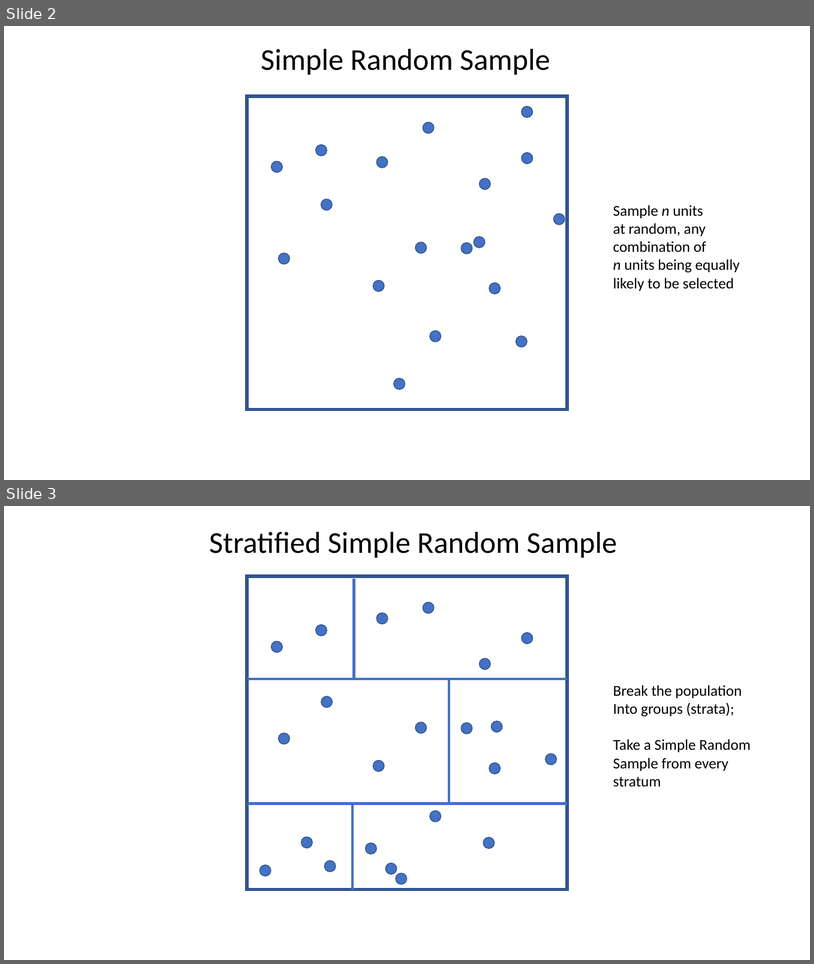
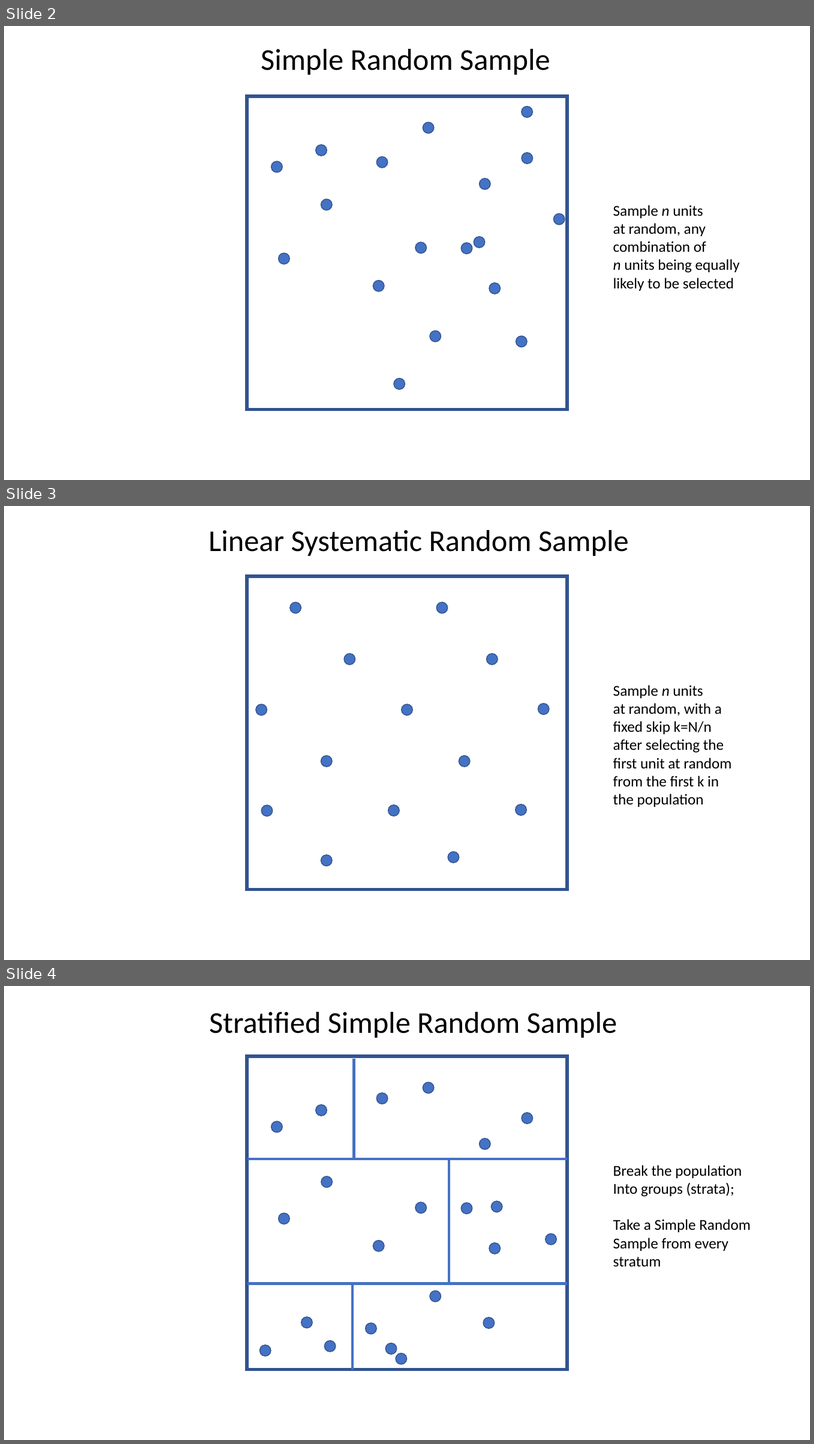
Before and after one commit to arnoldri/SamplingBook, a slide deck: diagrams/Diagrams.pptx. Shown one above the other, each under a label of ours: slides 2 and 3 before the commit, slides 2, 3 and 4 after it. The pictures are 814x964 and 814x1444 pixels, drawn with LibreOffice and Linux fonts; fonts in the diff are those of the drawing. Boxes give left, top, right and bottom in pixels: in the first picture for what was removed or moved away, otherwise in the second. Text is boxed around its words. In the diff, an @@ line names an element or a change of style, - is before the commit and + after.

```diff
--- a/diagrams/Diagrams.pptx
+++ b/diagrams/Diagrams.pptx
@@ slide 3 added at <box>4,506,810,960</box>, background #FFFFFF @@
@@ text added at <box>209,530,629,556</box>, 36 pt, text #000000 @@
+Linear Systematic Random Sample
@@ rectangle added at <box>247,576,567,889</box>, outline #325491 4 pt @@
@@ ellipse added at <box>290,602,301,613</box>, fill #4472C4, outline #325491 1 pt @@
@@ ellipse added at <box>437,602,447,613</box>, fill #4472C4, outline #325491 1 pt @@
@@ ellipse added at <box>345,654,356,664</box>, fill #4472C4, outline #325491 1 pt @@
@@ ellipse added at <box>487,654,498,664</box>, fill #4472C4, outline #325491 1 pt @@
@@ text added at <box>614,685,732,807</box>, 18 pt, text #000000 @@
+Sample n units
+at random, with a
+fixed skip k=N/n
+after selecting the
+first unit at random
+from the first k in
+the population
@@ ellipse added at <box>538,703,549,714</box>, fill #4472C4, outline #325491 1 pt @@
@@ ellipse added at <box>256,704,267,715</box>, fill #4472C4, outline #325491 1 pt @@
@@ ellipse added at <box>401,704,413,715</box>, fill #4472C4, outline #325491 1 pt @@
@@ ellipse added at <box>321,755,332,766</box>, fill #4472C4, outline #325491 1 pt @@
@@ ellipse added at <box>459,755,470,766</box>, fill #4472C4, outline #325491 1 pt @@
@@ ellipse added at <box>262,805,273,816</box>, fill #4472C4, outline #325491 1 pt @@
@@ ellipse added at <box>389,805,399,816</box>, fill #4472C4, outline #325491 1 pt @@
@@ ellipse added at <box>516,804,527,815</box>, fill #4472C4, outline #325491 1 pt @@
@@ ellipse added at <box>321,855,332,865</box>, fill #4472C4, outline #325491 1 pt @@
@@ ellipse added at <box>448,852,459,862</box>, fill #4472C4, outline #325491 1 pt @@
@@ what was slide 3 is now slide 4 @@
```
Also in this commit, not shown: 52 other files.
